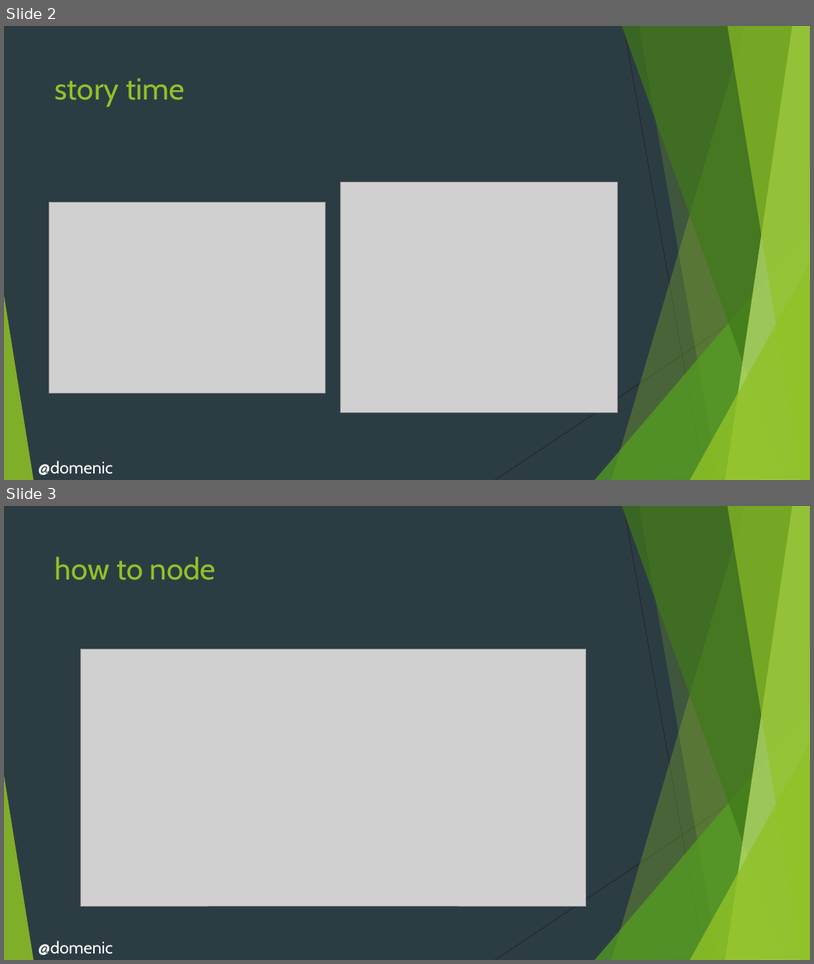
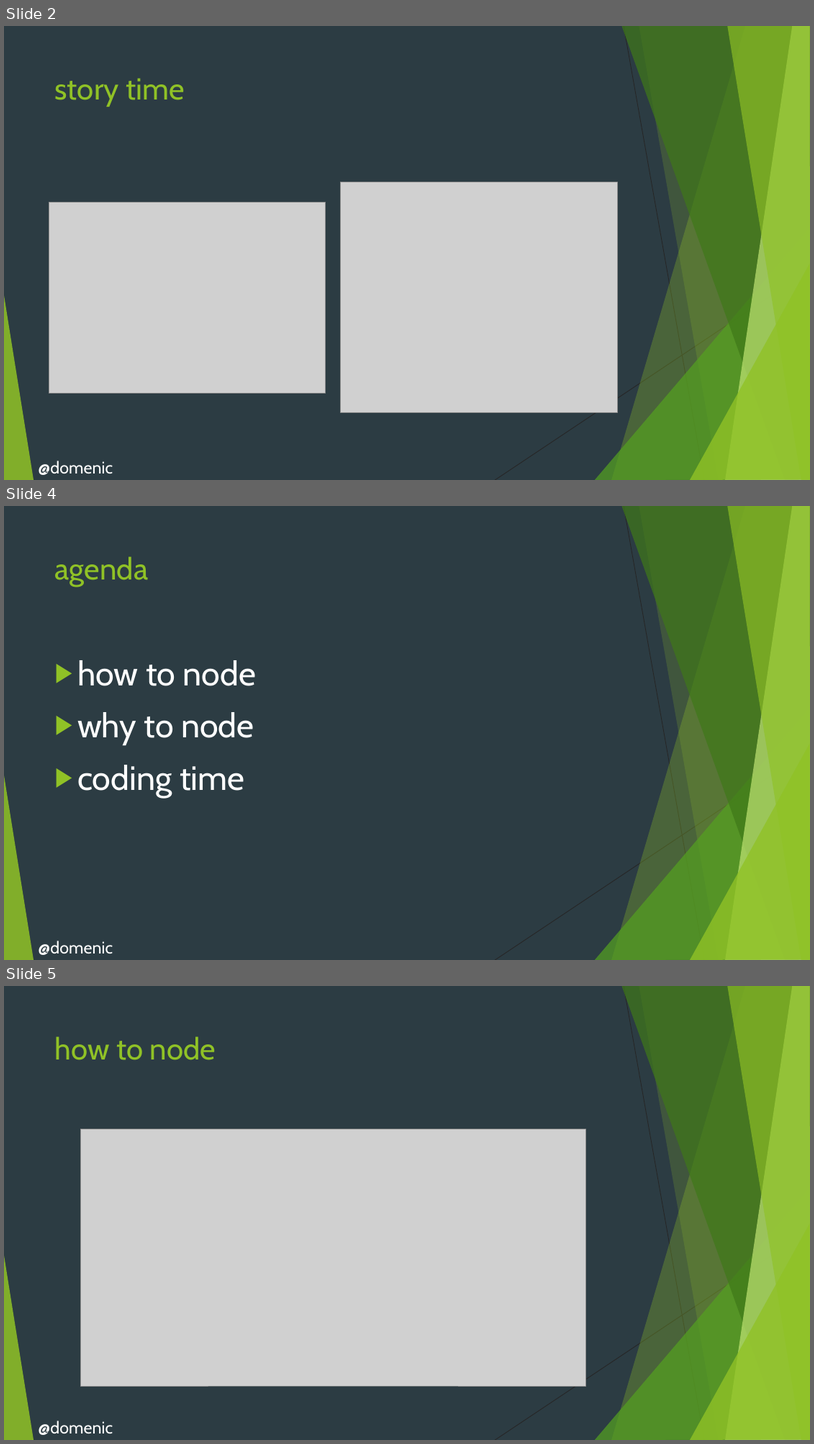
Before and after one commit to domenic/understanding-node, a slide deck: presentation.pptx. Shown one above the other, each under a label of ours: slides 2 and 3 before the commit, slides 2, 4 and 5 after it; the slides between them are not shown. The pictures are 814x964 and 814x1444 pixels, drawn with LibreOffice and Linux fonts; fonts in the diff are those of the drawing; grey boxes stand for pictures. Boxes give left, top, right and bottom in pixels: in the first picture for what was removed or moved away, otherwise in the second. Text is boxed around its words. In the diff, an @@ line names an element or a change of style, - is before the commit and + after.

Commit message:
Add author and agenda slides.

```diff
--- a/presentation.pptx
+++ b/presentation.pptx
@@ slide 4 added at [4,506,810,960], background #2C3C43; not listed: 10 template elements that a slide beside it also shows @@
@@ title added at [55,556,149,587], 36 pt, text #90C226 @@
+agenda
@@ text added at [77,660,256,798], 40 pt, text #FFFFFF @@
+▶ how to node
+▶ why to node
+▶ coding time
@@ text added at [38,940,113,955], 20 pt, text #FFFFFF @@
+@domenic
@@ what was slide 3 is now slide 5 @@
```
Also in this commit, not shown: 1 other slide added.
